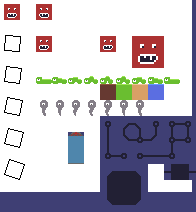
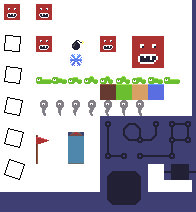
Layer changes from the first 196 x 212 image to the second:
painted on "Background" over [36, 40, 84, 164]
